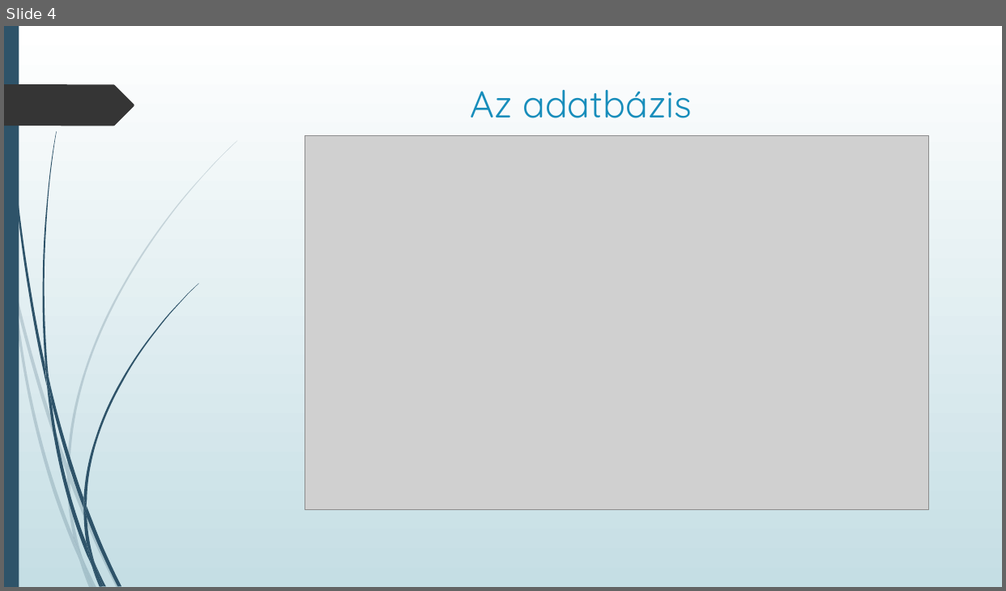
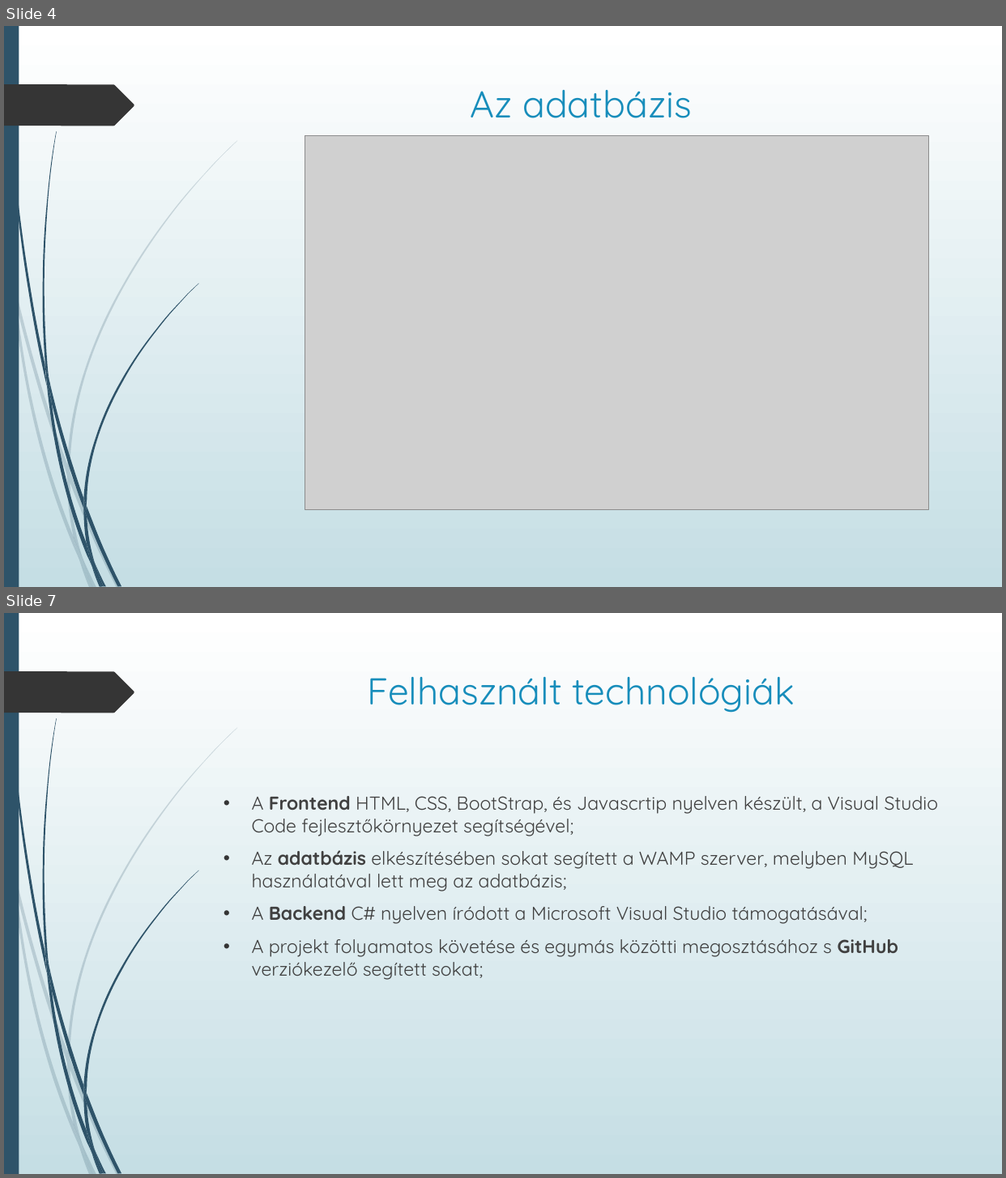
Before and after one commit to Prokiga/Vizsga_remek, a slide deck: Documents/Prezentáció.pptx. Shown one above the other, each under a label of ours: slide 4 before the commit, slides 4 and 7 after it; the slides between them are not shown. The pictures are 1006x591 and 1006x1178 pixels, drawn with LibreOffice and Linux fonts; fonts in the diff are those of the drawing; grey boxes stand for pictures. Boxes give left, top, right and bottom in pixels: in the first picture for what was removed or moved away, otherwise in the second. Text is boxed around its words. In the diff, an @@ line names an element or a change of style, - is before the commit and + after.

```diff
--- a/Documents/Prezentáció.pptx
+++ b/Documents/Prezentáció.pptx
@@ slide 7 added at [4, 613, 1002, 1174], background gradient #FFFFFF to #C5DEE5; not listed: 24 template elements that a slide beside it also shows @@
@@ title added at [368, 677, 794, 713], 36 pt, text #178DBB @@
+Felhasznált technológiák
@@ text added at [252, 796, 939, 980], 18 pt, text #404040 @@
+• A Frontend HTML, CSS, BootStrap, és Javascrtip nyelven készült, a Visual Studio Code fejlesztőkörnyezet segítségével;
+• Az adatbázis elkészítésében sokat segített a WAMP szerver, melyben MySQL használatával lett meg az adatbázis;
+• A Backend C# nyelven íródott a Microsoft Visual Studio támogatásával;
+• A projekt folyamatos követése és egymás közötti megosztásához s GitHub verziókezelő segített sokat;
```
Also in this commit, not shown: 3 slides changed, 6 other slides added.
